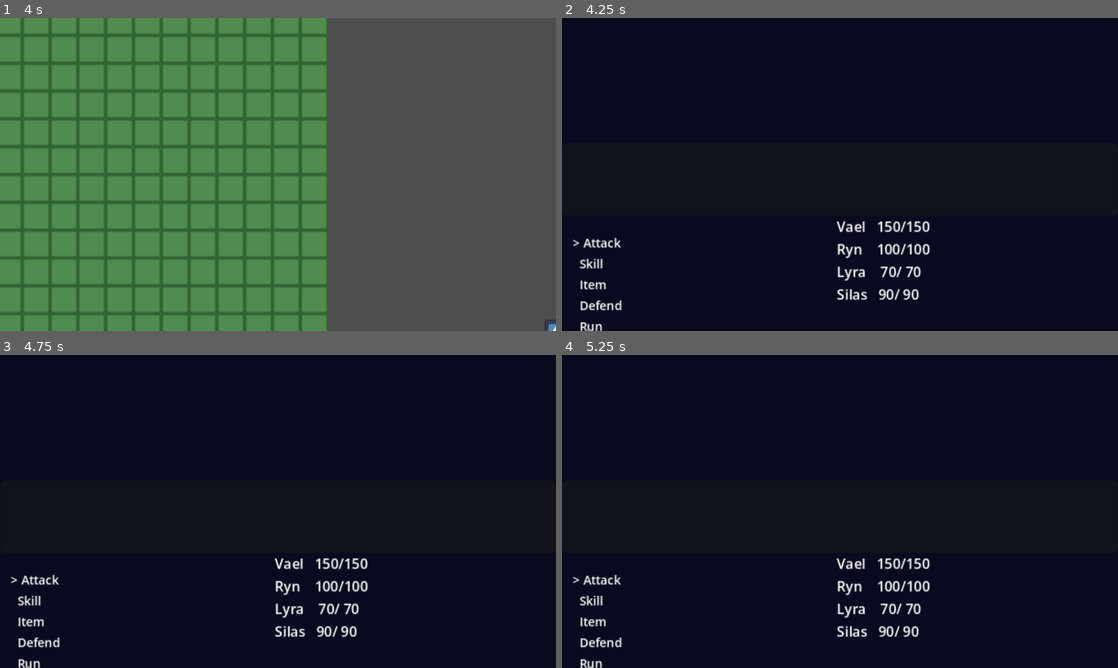
Above: before the commit, frames 1-4 (two rows, left to right).
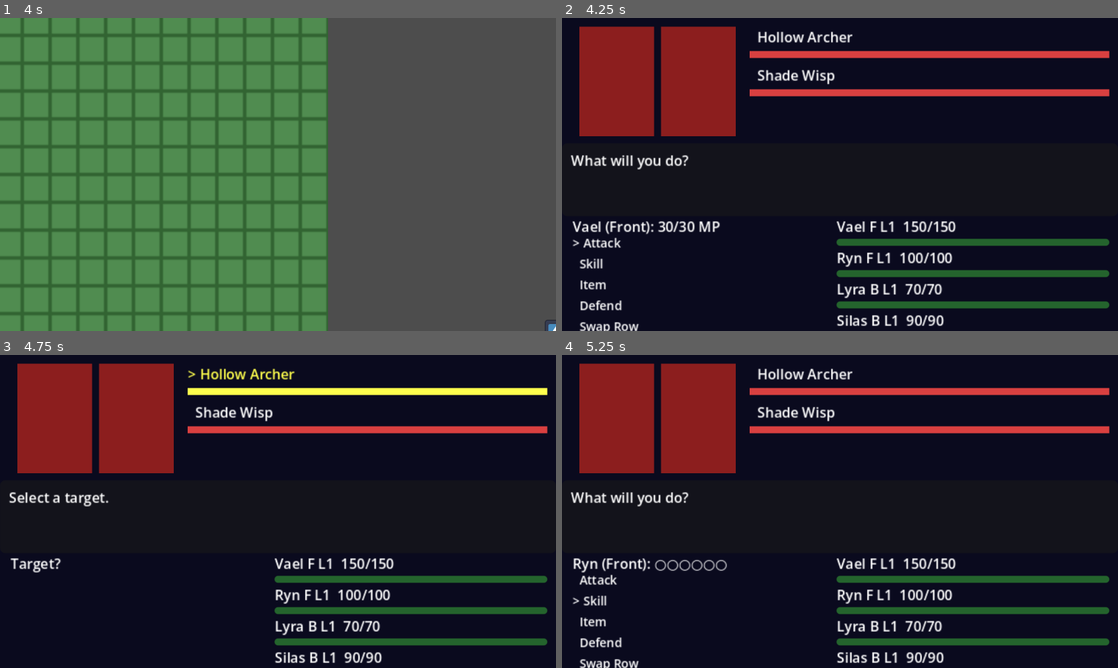
Above: after the commit, the same moments.

Repository: corytomlinson-oss/project_divine_light
Game: Godot game, scene res://scenes/overworld/Overworld.tscn
The game is run twice, just before and just after one commit, with the same random seed, the same clock (stepped at 60 frames per second) and the same inputs. The engine's default icon, where the game draws it, is replaced by a stand-in: a white triangle on a blue panel in a dark square.
Inputs:
- Up to frame 1 (4 s): tap Enter (ui_accept) at 0.5, 0.77, 1.52, 3.02, 3.77 s; hold Right (ui_right) 0.53-1.28 s; hold Down (ui_down) 1.28-2.03 s; hold Right (ui_right) 2.03-2.78 s; hold Up (ui_up) 2.78-3.53 s; hold Left (ui_left) from 3.53 s (still down)
- Up to frame 2 (4.25 s): keep holding Left (ui_left)
- Up to frame 3 (4.75 s): keep holding Left (ui_left); tap Enter (ui_accept) at 4.52 s
- Up to frame 4 (5.25 s): tap Enter (ui_accept) at 5 s; release Left (ui_left) at 5.03 s; hold Down (ui_down) from 5.03 s (still down)

Frame 1 is identical in both runs. In frame 2, 20% of the frame differs, in the area x 1-99%, y 2-100%; in frame 3, 20%; in frame 4, 20%.
Error before the commit: Parse Error: Expected closing ")" after call arguments. (res://scripts/battle/Battle.gd:423)

Commit message:
Fix GDScript parse error in Shadow Strike's row-restriction filter
The multi-line "func(s): return X and Y" lambda in _open_skill_menu
(added for Milestone 11's row_restrict check) isn't valid GDScript -
a one-line lambda body can't span multiple physical lines that way.
Rewrote as a proper indented lambda block, matching the pattern
already used safely everywhere else in the file.

Co-Authored-By: Claude Sonnet 4.6 <noreply@anthropic.com>

Diff:
--- a/divine-light/scripts/battle/Battle.gd
+++ b/divine-light/scripts/battle/Battle.gd
@@ -419,9 +419,10 @@
 		_open_lyra_skill_menu(member)
 		return
 	var all_skills: Array = CLASS_SKILLS.get(member.char_class, [])
-	_active_skills = all_skills.filter(func(s):
-		return member.level >= int(s.get("min_level", 1))
-			and (s.get("row_restrict", "") == "" or member.row == s["row_restrict"]))
+	_active_skills = all_skills.filter(
+		func(s):
+			return member.level >= int(s.get("min_level", 1)) and (s.get("row_restrict", "") == "" or member.row == s["row_restrict"])
+	)
 	if _active_skills.is_empty():
 		message_label.text = "No skills learned yet."
 		return
